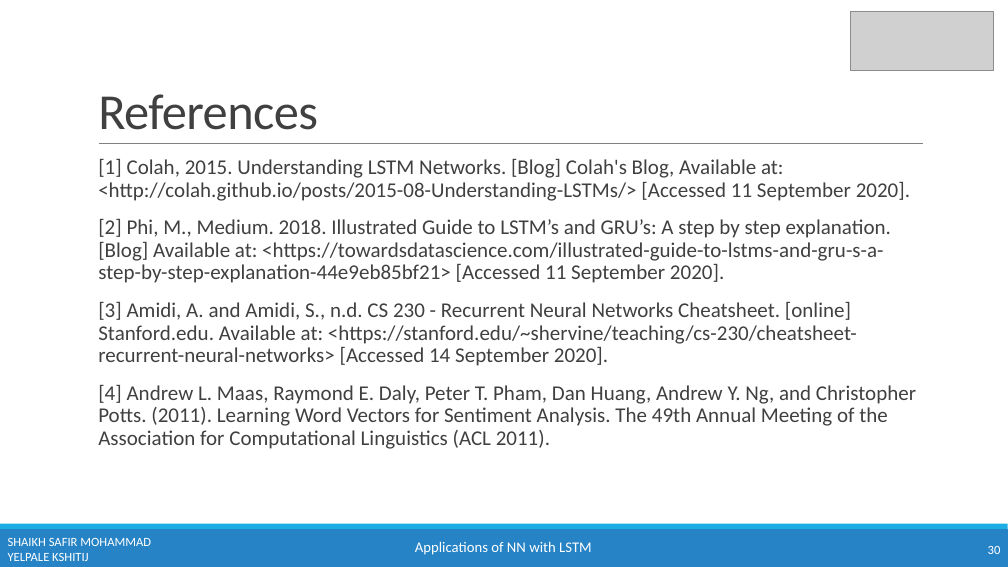
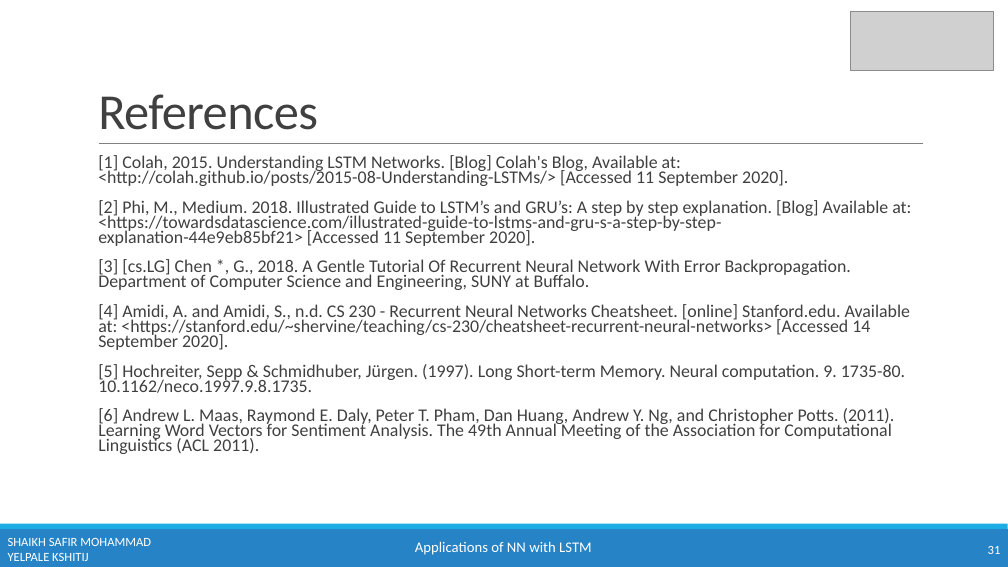
Before and after one commit to kshitijyelpale/LFD-Application-of-NN-in-LSTM, a slide deck: slide 31 of Documentation/LSTM Presentation.pptx (slide 30 before the commit). Drawn at 1008x567 pixels with LibreOffice and Linux fonts; fonts in the diff are those of the drawing; grey boxes stand for pictures. Boxes give left, top, right and bottom in pixels: in the first picture for what was removed or moved away, otherwise in the second. Text is boxed around its words. In the diff, an @@ line names an element or a change of style, - is before the commit and + after.

```diff
--- a/Documentation/LSTM Presentation.pptx
+++ b/Documentation/LSTM Presentation.pptx
@@ text at [98,155,911,246]: size 20 to 17 pt in "[1] Colah, 2015. Understanding LSTM Networks. [Blog] ...", "[2] Phi, M., Medium. 2018. Illustrated Guide ..."; line spacing 0.9 to 0.7 @@
@@ text at [98,259,911,454]: text changed; size 20 to 17 pt @@
-  [3] Amidi, A. and Amidi, S., n.d. CS 230 - Recurrent Neural Networks Cheatsheet. [online] Stanford.edu. Available at: <https://stanford.edu/~shervine/teaching/cs-230/cheatsheet-recurrent-neural-networks> [Accessed 14 September 2020].
-  [4] Andrew L. Maas, Raymond E. Daly, Peter T. Pham, Dan Huang, Andrew Y. Ng, and Christopher Potts. (2011). Learning Word Vectors for Sentiment Analysis. The 49th Annual Meeting of the Association for Computational Linguistics (ACL 2011).
+  [3] [cs.LG] Chen *, G., 2018. A Gentle Tutorial Of Recurrent Neural Network With Error Backpropagation. Department of Computer Science and Engineering, SUNY at Buffalo.
+  [4] Amidi, A. and Amidi, S., n.d. CS 230 - Recurrent Neural Networks Cheatsheet. [online] Stanford.edu. Available at: <https://stanford.edu/~shervine/teaching/cs-230/cheatsheet-recurrent-neural-networks> [Accessed 14 September 2020].
+  [5] Hochreiter, Sepp & Schmidhuber, Jürgen. (1997). Long Short-term Memory. Neural computation. 9. 1735-80. 10.1162/neco.1997.9.8.1735.
+  [6] Andrew L. Maas, Raymond E. Daly, Peter T. Pham, Dan Huang, Andrew Y. Ng, and Christopher Potts. (2011). Learning Word Vectors for Sentiment Analysis. The 49th Annual Meeting of the Association for Computational Linguistics (ACL 2011).
@@ page number at [988,546,1001,554]: text changed @@
-30
+31
```
Also in this commit, not shown: 14 other slides changed, 1 slide added.
